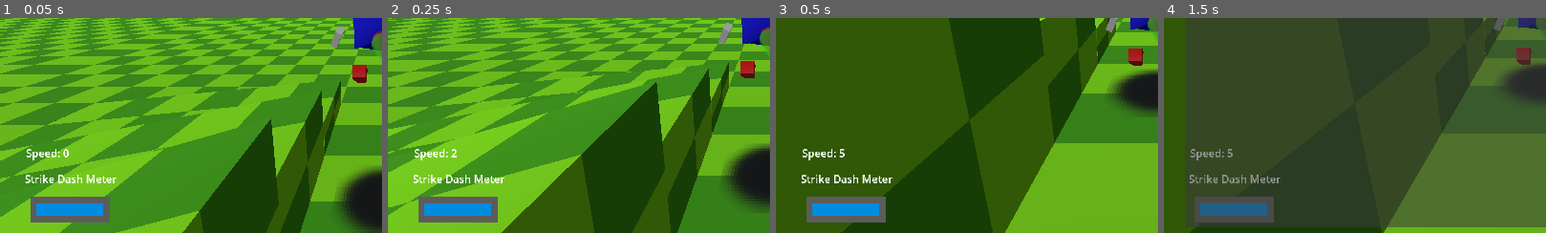
Above: before the commit, frames 1-4 (left to right).
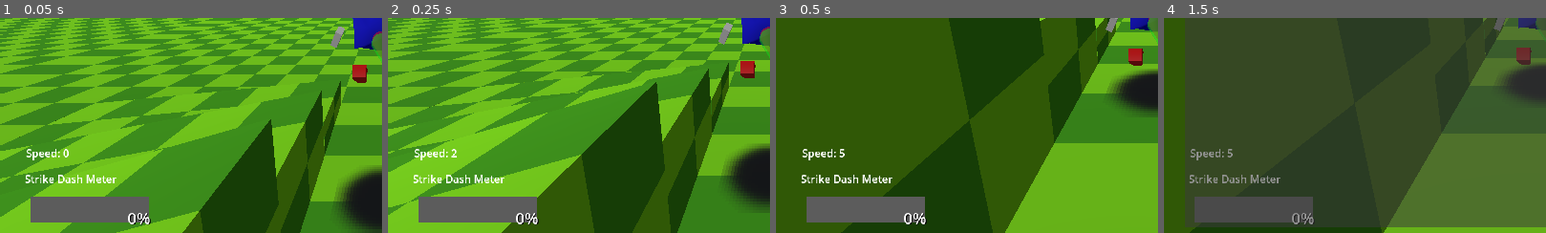
Above: after the commit, the same moments.

Repository: virattus/sonic-ringworlds-s1
Game: Godot game, scene res://scenes/MovementTesting/MovementTesting.tscn
Same seed, same stepped clock (60 frames per second), same inputs: the game is played once before the commit and once after it.
Inputs (mouse positions are % of the whole screen's width and height, from its top left):
- Up to frame 1 (0.05 s): no input
- Up to frame 2 (0.25 s): no input
- Up to frame 3 (0.5 s): no input
- Up to frame 4 (1.5 s): tap Enter (Pause) at 0.5 s; move the mouse to (72, 45) at 0.52 s; hold D (Move_Right) 0.53-1.25 s; hold Space (Jump) 0.53-1.25 s; tap Ctrl (Attack) at 0.6 s; click (72, 45) at 0.67 s; click "Invert Camera" at 1.25 s
The pictures show only the part of the screen within x 0-50%, y 47-97%; the shares and areas given below are measured in that part.

The runs differ from the first frame. In frame 1, 2.3% of the frame differs, in the area x 9-40%, y 83-97%; in frame 2, 2.3%; in frame 3, 2.3%; in frame 4, 2.2%.

Commit message:
dashmode afterimages

Diff:
--- a/entities/Sonic/Move.gd
+++ b/entities/Sonic/Move.gd
@@ -112,7 +112,7 @@
 
 
 func UpdateMoveAnim() -> void:
-	if owner.StrikeDash:
+	if owner.DashMode:
 		owner.AnimTree.set("parameters/Run/blend_amount", 1.0)
 		owner.AnimTree.set("parameters/TSStrikeDash/scale", owner.Speed * owner.PARAMETERS.MOVE_STRIKEDASH_ANIM_SPEED_MODIFIER)
 		return
--- a/entities/Sonic/Pose.gd
+++ b/entities/Sonic/Pose.gd
@@ -1,5 +1,9 @@
 extends BasicState
 
+
+var MeterAccumulator := 0.0
+
+const METER_MAX = 0.30
 
 
 func Enter(_msg := {}) -> void:
@@ -8,6 +12,8 @@
 
 	owner.FloorNormal = Vector3.UP
 
+	owner.DashModeCharge += METER_MAX
+
 
 func Exit() -> void:
 	owner.AnimTree.set("parameters/OSPose/request", AnimationNodeOneShot.ONE_SHOT_REQUEST_ABORT)
@@ -15,7 +21,6 @@
 
 
 func Update(_delta: float) -> void:
-
 
 	var cam = get_viewport().get_camera_3d()
 	owner.CharMesh.look_at(-cam.global_transform.origin)
--- a/entities/Sonic/Sonic.gd
+++ b/entities/Sonic/Sonic.gd
@@ -7,7 +7,8 @@
 var FloorNormal := Vector3.UP
 var GroundPoint := Vector3.ZERO
 
-var StrikeDash := false
+var DashMode := false
+var DashModeCharge := 0.0
 var Invincible := false
 var Flicker := false
 
@@ -64,6 +65,8 @@
 
 func _process(delta: float) -> void:
 	#super(delta)
+
+	DashModeCharge = clamp(DashModeCharge - (PARAMETERS.DASHMODE_DISCHARGE_RATE * delta), 0.0, 1.0)
 
 	if Input.is_action_just_pressed("DEBUG_ResetPosition"):
 		global_position = StartingPosition
@@ -157,6 +160,7 @@
 
 
 func CollectRing() -> void:
+	DashModeCharge += PARAMETERS.DASHMODE_RING_INCREMENT
 	$SndRingCollect.play()
 
 
--- a/entities/Sonic/Sonic.tscn
+++ b/entities/Sonic/Sonic.tscn
@@ -28,6 +28,7 @@
 [ext_resource type="Script" path="res://entities/Sonic/Death.gd" id="15_ulagb"]
 [ext_resource type="AudioStream" uid="uid://ci4mwgnbes8o2" path="res://sounds/Genesis 32X SCD - Sonic the Hedgehog - Sound Effects/Sonic 1/S1_BC.wav" id="16_4apbf"]
 [ext_resource type="AudioStream" uid="uid://y2ekxqu62ugy" path="res://sounds/Genesis 32X SCD - Sonic the Hedgehog - Sound Effects/Sonic 1/S1_BE.wav" id="16_805h7"]
+[ext_resource type="Script" path="res://entities/Sonic/SpinKick.gd" id="16_mukcc"]
 [ext_resource type="AudioStream" uid="uid://dbfgnbue70wig" path="res://sounds/Genesis 32X SCD - Sonic the Hedgehog - Sound Effects/Sonic 1/S1_A2.wav" id="20_yjean"]
 [ext_resource type="Script" path="res://entities/Sonic/Jump.gd" id="39_jijta"]
 [ext_resource type="Script" path="res://entities/Sonic/Fall.gd" id="41_0dxtr"]
@@ -61,6 +62,9 @@
 transparency = 1
 no_depth_test = true
 albedo_color = Color(0, 1, 0, 0.52549)
+
+[sub_resource type="SphereShape3D" id="SphereShape3D_byb1a"]
+radius = 10.0
 
 [sub_resource type="Animation" id="Animation_3i78c"]
 resource_name = "Pose"
@@ -1899,6 +1903,8 @@
 collision_mask = 1
 floor_stop_on_slope = false
 script = ExtResource("2_p6xw2")
+Health = null
+MaxHealth = null
 
 [node name="WorldCollision" parent="." index="0"]
 shape = SubResource("SphereShape3D_d4iho")
@@ -1985,7 +1991,14 @@
 texture_filter = 0
 texture = ExtResource("5_wnnh5")
 
-[node name="AnimationTree" type="AnimationTree" parent="." index="11"]
+[node name="SpinKickArea" type="Area3D" parent="." index="11"]
+collision_layer = 0
+collision_mask = 8
+
+[node name="CollisionShape3D" type="CollisionShape3D" parent="SpinKickArea" index="0"]
+shape = SubResource("SphereShape3D_byb1a")
+
+[node name="AnimationTree" type="AnimationTree" parent="." index="12"]
 active = false
 root_node = NodePath("../CharacterMesh/SonicModel")
 libraries = {
@@ -2021,10 +2034,10 @@
 "parameters/TimeScale 8/scale" = 1.0
 "parameters/TimeScale 9/scale" = 4.0
 
-[node name="TimerInvincibility" type="Timer" parent="." index="12"]
+[node name="TimerInvincibility" type="Timer" parent="." index="13"]
 one_shot = true
 
-[node name="StateMachine" type="Node" parent="." index="13" node_paths=PackedStringArray("ActiveState")]
+[node name="StateMachine" type="Node" parent="." index="14" node_paths=PackedStringArray("ActiveState")]
 script = ExtResource("3_fv7oc")
 ActiveState = NodePath("Initial")
 
@@ -2052,61 +2065,64 @@
 [node name="Airdash" type="Node" parent="StateMachine" index="7"]
 script = ExtResource("11_2je5t")
 
-[node name="Fall" type="Node" parent="StateMachine" index="8"]
+[node name="SpinKick" type="Node" parent="StateMachine" index="8"]
+script = ExtResource("16_mukcc")
+
+[node name="Fall" type="Node" parent="StateMachine" index="9"]
 script = ExtResource("41_0dxtr")
 
-[node name="Land" type="Node" parent="StateMachine" index="9"]
+[node name="Land" type="Node" parent="StateMachine" index="10"]
 script = ExtResource("13_70mwn")
 
-[node name="Wipeout" type="Node" parent="StateMachine" index="10"]
+[node name="Wipeout" type="Node" parent="StateMachine" index="11"]
 script = ExtResource("14_flkpp")
 
-[node name="Pose" type="Node" parent="StateMachine" index="11"]
+[node name="Pose" type="Node" parent="StateMachine" index="12"]
 script = ExtResource("13_gkm31")
 
-[node name="Hurt" type="Node" parent="StateMachine" index="12"]
+[node name="Hurt" type="Node" parent="StateMachine" index="13"]
 script = ExtResource("9_pbmsm")
 
-[node name="Death" type="Node" parent="StateMachine" index="13"]
+[node name="Death" type="Node" parent="StateMachine" index="14"]
 script = ExtResource("15_ulagb")
 
-[node name="SndJump" type="AudioStreamPlayer" parent="." index="14"]
+[node name="SndJump" type="AudioStreamPlayer" parent="." index="15"]
 stream = ExtResource("11_sc7a7")
 bus = &"SoundEffects"
 
-[node name="SndAirdash" type="AudioStreamPlayer" parent="." index="15"]
+[node name="SndAirdash" type="AudioStreamPlayer" parent="." index="16"]
 stream = ExtResource("15_ce3xb")
 bus = &"SoundEffects"
 
-[node name="SndLand" type="AudioStreamPlayer" parent="." index="16"]
+[node name="SndLand" type="AudioStreamPlayer" parent="." index="17"]
 stream = ExtResource("12_24j27")
 bus = &"SoundEffects"
 
-[node name="SndBonk" type="AudioStreamPlayer" parent="." index="17"]
+[node name="SndBonk" type="AudioStreamPlayer" parent="." index="18"]
 stream = ExtResource("20_yjean")
 bus = &"SoundEffects"
 
-[node name="SndSkid" type="AudioStreamPlayer" parent="." index="18"]
+[node name="SndSkid" type="AudioStreamPlayer" parent="." index="19"]
 stream = ExtResource("12_d0rrw")
 bus = &"SoundEffects"
 
-[node name="SndRingCollect" type="AudioStreamPlayer" parent="." index="19"]
+[node name="SndRingCollect" type="AudioStreamPlayer" parent="." index="20"]
 stream = ExtResource("14_5bjro")
 bus = &"SoundEffects"
 
-[node name="SndRingDrop" type="AudioStreamPlayer" parent="." index="20"]
+[node name="SndRingDrop" type="AudioStreamPlayer" parent="." index="21"]
 stream = ExtResource("15_gklbx")
 bus = &"SoundEffects"
 
-[node name="SndDeath" type="AudioStreamPlayer" parent="." index="21"]
+[node name="SndDeath" type="AudioStreamPlayer" parent="." index="22"]
 stream = ExtResource("13_uqyav")
 bus = &"SoundEffects"
 
-[node name="SndSpinCharge" type="AudioStreamPlayer" parent="." index="22"]
+[node name="SndSpinCharge" type="AudioStreamPlayer" parent="." index="23"]
 stream = ExtResource("16_805h7")
 bus = &"SoundEffects"
 
-[node name="SndSpinLaunch" type="AudioStreamPlayer" parent="." index="23"]
+[node name="SndSpinLaunch" type="AudioStreamPlayer" parent="." index="24"]
 stream = ExtResource("16_4apbf")
 bus = &"SoundEffects"
 
--- a/entities/Sonic/Sonic_Parameters.gd
+++ b/entities/Sonic/Sonic_Parameters.gd
@@ -3,6 +3,9 @@
 
 
 const IDLE_MIN_GROUND_ANGLE = 0.5
+
+const DASHMODE_DISCHARGE_RATE = 0.05
+const DASHMODE_RING_INCREMENT = 0.03
 
 const RUN_MAX_SPEED = 14.0
 const MOVE_MAX_SPEED = 25.0
--- /dev/null
+++ b/entities/Sonic/SpinKick.gd
@@ -0,0 +1,23 @@
+extends BasicState
+
+
+var VerticalVelocity := 0.0
+
+
+func Enter(_msg := {}) -> void:
+	pass
+
+
+func Exit() -> void:
+	pass
+
+
+func Update(_delta: float) -> void:
+	VerticalVelocity -= owner.PARAMETERS.GRAVITY * _delta
+
+	owner.SetVelocity((Vector3.UP * VerticalVelocity))
+	owner.Move()
+
+
+	if owner.is_on_floor():
+		ChangeState("Land")
--- a/entities/Sonic/SquatCharge.gd
+++ b/entities/Sonic/SquatCharge.gd
@@ -24,9 +24,9 @@
 		return
 
 	if Input.is_action_just_released("Attack"):
-		owner.StrikeDash = true
+		owner.DashMode = true
 		owner.SndSpinLaunch.play()
-		owner.velocity = owner.CharMesh.GetForwardVector() * AccumulatedSpeed
+		owner.SetVelocity(owner.CharMesh.GetForwardVector() * AccumulatedSpeed)
 		ChangeState("Move", {
 		})
 		return
--- /dev/null
+++ b/entities/SonicAfterimage/SonicAfterimage.gd
@@ -0,0 +1,22 @@
+extends Node3D
+
+
+@export var SonicNode: Character
+@export var FrameCount := 5
+
+
+var RecordedData = []
+
+
+func _ready() -> void:
+	$AfterImage/Sonic_Afterimage/AnimationPlayer.play("StrikeDash")
+
+
+func _physics_process(delta: float) -> void:
+	visible = SonicNode.DashMode
+
+	RecordedData.push_front(SonicNode.CharMesh.global_transform)
+
+	if RecordedData.size() > FrameCount:
+		$AfterImage.global_transform = RecordedData.back()
+		RecordedData.pop_back()
--- /dev/null
+++ b/entities/SonicAfterimage/SonicAfterimage.tscn
@@ -0,0 +1,31 @@
+[gd_scene load_steps=3 format=3 uid="uid://dm7ykl3qt5js"]
+
+[ext_resource type="Script" path="res://entities/SonicAfterimage/SonicAfterimage.gd" id="1_886kd"]
+[ext_resource type="PackedScene" uid="uid://bslbkvijj0huy" path="res://models/Sonic/sonic_afterimage_model.tscn" id="2_727xr"]
+
+[node name="SonicAfterimage" type="Node3D"]
+script = ExtResource("1_886kd")
+
+[node name="AfterImage" type="Node3D" parent="."]
+
+[node name="Sonic_Afterimage" parent="AfterImage" instance=ExtResource("2_727xr")]
+transform = Transform3D(-0.1, 0, -8.74228e-09, 0, 0.1, 0, 8.74228e-09, 0, -0.1, 0, -0.5, 0)
+
+[node name="Skeleton3D" parent="AfterImage/Sonic_Afterimage/Armature" index="0"]
+bones/1/position = Vector3(0, 0, 3.02994)
+bones/1/rotation = Quaternion(3.09086e-08, 0.707107, 0.707107, 3.09086e-08)
+bones/2/position = Vector3(-5.13685, -1.06558, 2.36099)
+bones/2/rotation = Quaternion(0.192434, -0.453324, 0.864455, 0.100914)
+bones/3/position = Vector3(-2.48036, -3.58949, 1.51559)
+bones/3/rotation = Quaternion(-0.927768, 0.0484538, 0.129734, 0.346509)
+bones/4/position = Vector3(5.13685, -1.06558, 2.36099)
+bones/4/rotation = Quaternion(-0.145089, -0.458146, 0.873649, -0.0760853)
+bones/5/position = Vector3(2.48036, -3.58949, 1.51559)
+bones/5/rotation = Quaternion(-0.929363, -0.0439835, -0.117764, 0.347105)
+bones/6/position = Vector3(0, 0, 5.26889)
+bones/6/rotation = Quaternion(3.09086e-08, 0.707107, 0.707107, 3.09086e-08)
+
+[node name="AnimationPlayer" parent="AfterImage/Sonic_Afterimage" index="1"]
+speed_scale = 7.5
+
+[editable path="AfterImage/Sonic_Afterimage"]
--- /dev/null
+++ b/models/Sonic/sonic_afterimage_model.tscn
@@ -0,0 +1,22 @@
+[gd_scene load_steps=2 format=3 uid="uid://bslbkvijj0huy"]
+
+[ext_resource type="PackedScene" uid="uid://ob87vb5trxql" path="res://models/Sonic/Sonic_Afterimage.glb" id="1_kvs76"]
+
+[node name="Sonic_Afterimage" instance=ExtResource("1_kvs76")]
+
+[node name="Skeleton3D" parent="Armature" index="0"]
+bones/1/position = Vector3(7.10543e-15, 0.851449, 4.16503)
+bones/1/rotation = Quaternion(1.5299e-08, 0.936749, 0.350001, 4.09466e-08)
+bones/2/position = Vector3(-5.13685, 0.732056, 3.45214)
+bones/2/rotation = Quaternion(5.00031e-09, -0.692812, 0.721119, -5.68046e-08)
+bones/3/position = Vector3(-2.48036, -1.85884, 1.90794)
+bones/3/rotation = Quaternion(-0.36064, -2.31368e-16, 1.07245e-23, 0.932705)
+bones/4/position = Vector3(5.13685, 0.964597, 3.41526)
+bones/4/rotation = Quaternion(5.70399e-08, -0.716529, 0.697558, -4.77176e-09)
+bones/5/position = Vector3(2.48036, 0.314551, 1.23448)
+bones/5/rotation = Quaternion(-0.00446728, 1.35895e-16, 5.01447e-17, 0.99999)
+bones/6/position = Vector3(1.42109e-14, 2.54186, 5.63317)
+bones/6/rotation = Quaternion(1.5299e-08, 0.936749, 0.350001, 4.09466e-08)
+
+[node name="AnimationPlayer" parent="." index="1"]
+movie_quit_on_finish = true
--- a/overlays/HUD/HUD.gd
+++ b/overlays/HUD/HUD.gd
@@ -5,6 +5,7 @@
 
 
 func _process(delta: float) -> void:
-	#$StrikeDashMeterBG/StrikeDashMeter.scale.x = Sonic.StrikeDashMeter
+	$StrikeDashMeterBG/StrikeDashMeter.scale.x = clamp(Sonic.DashModeCharge, 0.0, 1.0)
+	$StrikeDashMeterBG/LblStrikeDashPercentage.text = str(int(Sonic.DashModeCharge * 100.0)) + "%"
 	$LblSpeed.text = "Speed: " + str(roundf(Sonic.Speed))
 	$LblRings.text = "Rings\n" + str(Globals.RingCount)
--- a/overlays/HUD/HUD.tscn
+++ b/overlays/HUD/HUD.tscn
@@ -9,17 +9,28 @@
 [node name="StrikeDashMeterBG" type="ColorRect" parent="."]
 offset_left = 44.0
 offset_top = 571.0
-offset_right = 164.0
+offset_right = 224.0
 offset_bottom = 611.0
 color = Color(0.360784, 0.360784, 0.360784, 1)
 
 [node name="StrikeDashMeter" type="ColorRect" parent="StrikeDashMeterBG"]
 layout_mode = 0
-offset_left = 10.0
-offset_top = 10.0
-offset_right = 110.0
-offset_bottom = 30.0
+offset_left = 5.0
+offset_top = 5.0
+offset_right = 175.0
+offset_bottom = 35.0
 color = Color(0, 0.54902, 0.87451, 1)
+
+[node name="LblStrikeDashPercentage" type="Label" parent="StrikeDashMeterBG"]
+layout_mode = 0
+offset_left = 118.0
+offset_top = 16.0
+offset_right = 181.0
+offset_bottom = 50.0
+theme_override_colors/font_shadow_color = Color(0, 0, 0, 1)
+theme_override_font_sizes/font_size = 24
+text = "100%"
+horizontal_alignment = 2
 
 [node name="LblStrikeDash" type="Label" parent="."]
 offset_left = 36.0
--- a/scenes/MovementTesting/MovementTesting.tscn
+++ b/scenes/MovementTesting/MovementTesting.tscn
@@ -1,8 +1,9 @@
-[gd_scene load_steps=28 format=3 uid="uid://db5ju6ees4ngi"]
+[gd_scene load_steps=29 format=3 uid="uid://db5ju6ees4ngi"]
 
 [ext_resource type="PackedScene" uid="uid://bybnnf47w5dsd" path="res://scenes/SonicGame/SonicGame.tscn" id="1_8w2gn"]
 [ext_resource type="PackedScene" uid="uid://bw0sq0wob8irs" path="res://maps/MovementTesting/MovementTesting.tscn" id="1_aqers"]
 [ext_resource type="PackedScene" uid="uid://y5djm215ls8v" path="res://entities/Coin/Coin.tscn" id="6_fynam"]
+[ext_resource type="PackedScene" uid="uid://dm7ykl3qt5js" path="res://entities/SonicAfterimage/SonicAfterimage.tscn" id="8_cy2yj"]
 [ext_resource type="PackedScene" uid="uid://cyk3iwoyy776q" path="res://entities/RingBounce/RingBounce.tscn" id="8_dur5e"]
 [ext_resource type="PackedScene" uid="uid://diggpp8iee3x4" path="res://entities/HurtBox/HurtBox.tscn" id="9_cvnib"]
 [ext_resource type="PackedScene" uid="uid://c1qri5bywfs8x" path="res://entities/Elevator/Elevator.tscn" id="10_0e4rn"]
@@ -1688,14 +1689,13 @@
 [node name="Sonic" parent="." index="2"]
 transform = Transform3D(1, 0, 0, 0, 1, 0, 0, 0, 1, 0, 2.17063, 0)
 
-[node name="AnimationTree" parent="Sonic" index="11"]
+[node name="AnimationTree" parent="Sonic" index="12"]
 libraries = {
 "": SubResource("AnimationLibrary_jifbp")
 }
 
 [node name="ThirdPersonCamera" parent="." index="3"]
 transform = Transform3D(1, 0, 0, 0, 1, 0, 0, 0, 1, 0, 2.17063, 0)
-RightAnalogue = true
 
 [node name="MovementTesting" parent="." index="7" instance=ExtResource("1_aqers")]
 
@@ -1731,5 +1731,17 @@
 [node name="EnemyCrabmeat" parent="." index="15" instance=ExtResource("11_yd8q3")]
 transform = Transform3D(1, 0, 0, 0, 1, 0, 0, 0, 1, 0, 0, -16.616)
 
+[node name="SonicAfterimage" parent="." index="17" node_paths=PackedStringArray("SonicNode") instance=ExtResource("8_cy2yj")]
+SonicNode = NodePath("../Sonic")
+FrameCount = 3
+
+[node name="SonicAfterimage2" parent="." index="18" node_paths=PackedStringArray("SonicNode") instance=ExtResource("8_cy2yj")]
+SonicNode = NodePath("../Sonic")
+FrameCount = 6
+
+[node name="SonicAfterimage3" parent="." index="19" node_paths=PackedStringArray("SonicNode") instance=ExtResource("8_cy2yj")]
+SonicNode = NodePath("../Sonic")
+FrameCount = 9
+
 [editable path="Sonic"]
 [editable path="Sonic/CharacterMesh/SonicModel"]
Not shown: 1 places in entities/Sonic/Sonic.tscn that only renumber resources
Binary file added: models/Sonic/Sonic_Afterimage.glb
Not shown, added: models/Sonic/Sonic_Afterimage.glb.import
Not shown, added: models/Sonic/Sonic_Afterimage.blend
Not shown, added: models/Sonic/Sonic_Afterimage.blend1
